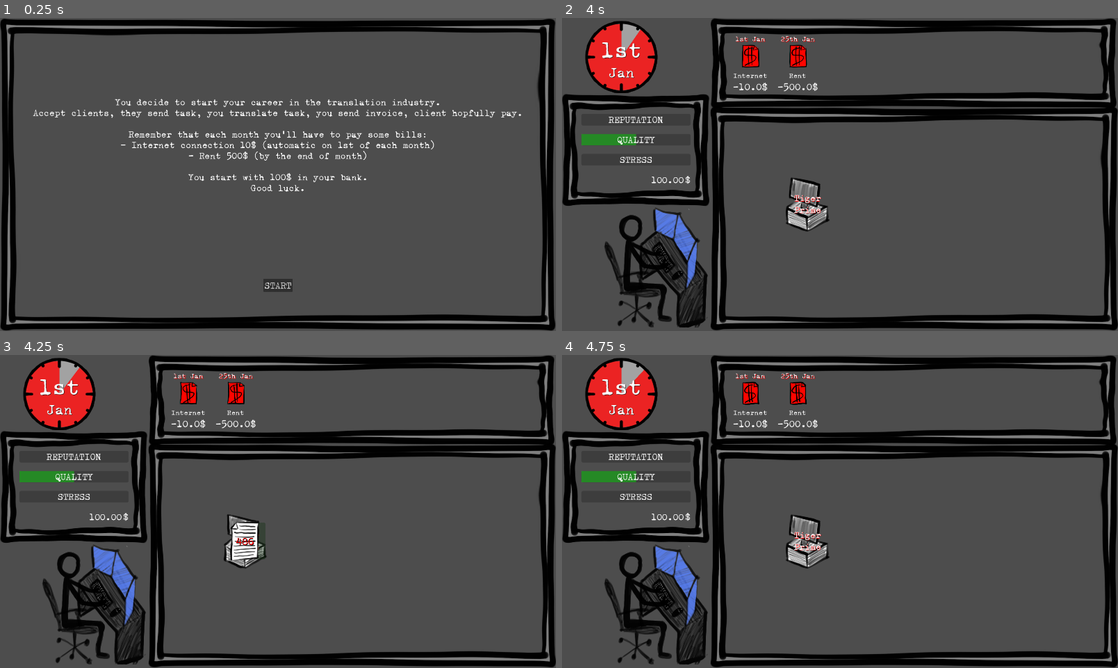
Above: before the commit, frames 1-4 (two rows, left to right).
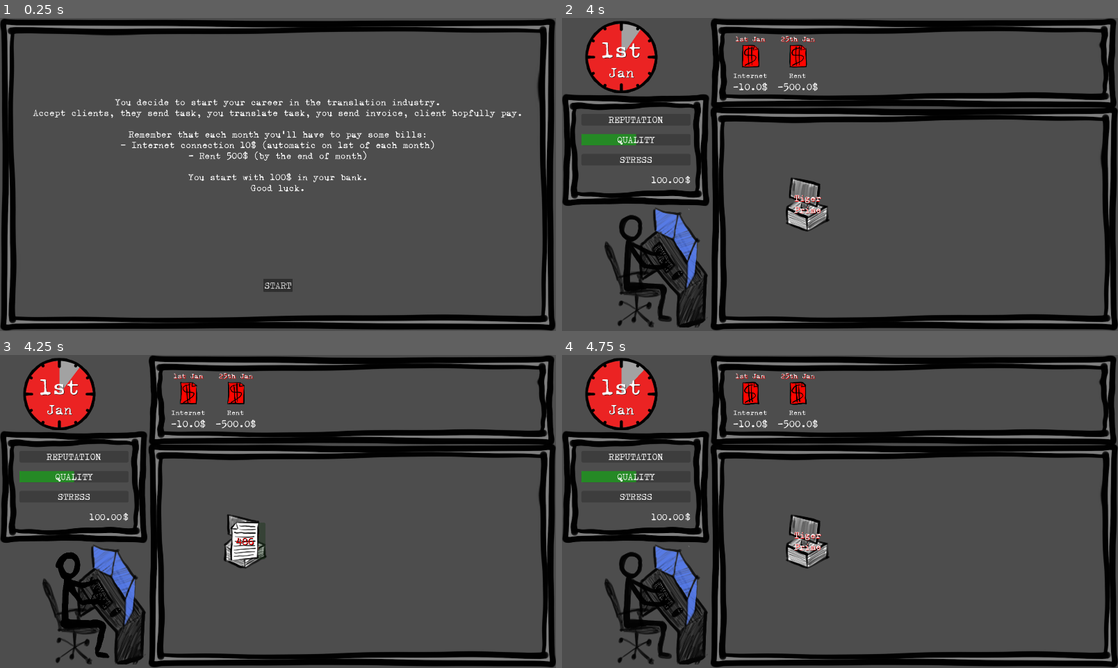
Above: after the commit, the same moments.

Repository: ildede/game-off-2025
Game: Godot game, scene res://scenes/ui/start_screen/start.tscn
The game is run twice, just before and just after one commit, with the same random seed, the same clock (stepped at 60 frames per second) and the same inputs.
Inputs (mouse positions are in pixels of both pictures, inside the frame that each line leads up to):
- Up to frame 1 (0.25 s): no input
- Up to frame 2 (4 s): click "START" at 0.5 s; click "Accept" at 1.25 s; move the mouse to (962, 158) at 2.02 s; click (962, 158) at 2.17 s; move the mouse to (728, 190) at 2.77 s; click (728, 190) at 2.92 s; move the mouse to (895, 105) at 3.52 s; click (895, 105) at 3.67 s
- Up to frame 3 (4.25 s): no input
- Up to frame 4 (4.75 s): move the mouse to (806, 539) at 4.27 s; click (806, 539) at 4.42 s

Frames 1-2 are identical in both runs. In frame 3, 0.2% of the frame differs, in the area x 10-23%, y 60-98%; in frame 4, nothing differs.

Commit message:
feat: display 3 skulls before deleting clients

Diff:
--- a/autoloads/config.gd
+++ b/autoloads/config.gd
@@ -8,5 +8,5 @@
 const MAX_STRESS_LEVEL: float = 100
 const MAX_CLIENT_LOYALTY: float = 100
 const MIN_CLIENT_LOYALTY: float = 10
-const WORDS_PER_DAY: int = 11
+const WORDS_PER_DAY: int = 2500
 const STRESS_ON_TASK_FAILED: float = 5
--- a/scenes/game/entities/client/client.gd
+++ b/scenes/game/entities/client/client.gd
@@ -24,6 +24,12 @@
 	if client_data.loyalty <= Config.MAX_CLIENT_LOYALTY/3:
 		$Skull2.visible = true
 		$Skull2.play("default")
+	if client_data.loyalty <= Config.MIN_CLIENT_LOYALTY:
+		$Skull3.visible = true
+		Global.client_deleted.emit(client_id)
+		$Sprite.play("delete")
+		await get_tree().create_timer(2).timeout
+		queue_free()
 
 func loyalty_updated(loyalty: float):
 	if loyalty <= (Config.MAX_CLIENT_LOYALTY/3)*2:
@@ -37,10 +43,13 @@
 	else:
 		$Skull2.visible = false
 	if loyalty <= Config.MIN_CLIENT_LOYALTY:
+		$Skull3.visible = true
 		Global.client_deleted.emit(client_id)
 		$Sprite.play("delete")
 		await get_tree().create_timer(2).timeout
 		queue_free()
+	else:
+		$Skull3.visible = false
 
 func spawn_task(task: Task) -> void:
 	path_to_translator.add_child(task)
--- a/scenes/game/entities/client/client.tscn
+++ b/scenes/game/entities/client/client.tscn
@@ -122,14 +122,20 @@
 
 [node name="Skull1" type="AnimatedSprite2D" parent="."]
 visible = false
-position = Vector2(-35, 110.00001)
-scale = Vector2(0.7, 0.7)
+position = Vector2(-50, 110.00001)
+scale = Vector2(0.5, 0.5)
 sprite_frames = SubResource("SpriteFrames_g2rsv")
 
 [node name="Skull2" type="AnimatedSprite2D" parent="."]
 visible = false
-position = Vector2(35, 110.00001)
-scale = Vector2(0.7, 0.7)
+position = Vector2(0, 110.00001)
+scale = Vector2(0.5, 0.5)
+sprite_frames = SubResource("SpriteFrames_g2rsv")
+
+[node name="Skull3" type="AnimatedSprite2D" parent="."]
+visible = false
+position = Vector2(50, 110.00001)
+scale = Vector2(0.5, 0.5)
 sprite_frames = SubResource("SpriteFrames_g2rsv")
 
 [node name="Area2D" type="Area2D" parent="."]
